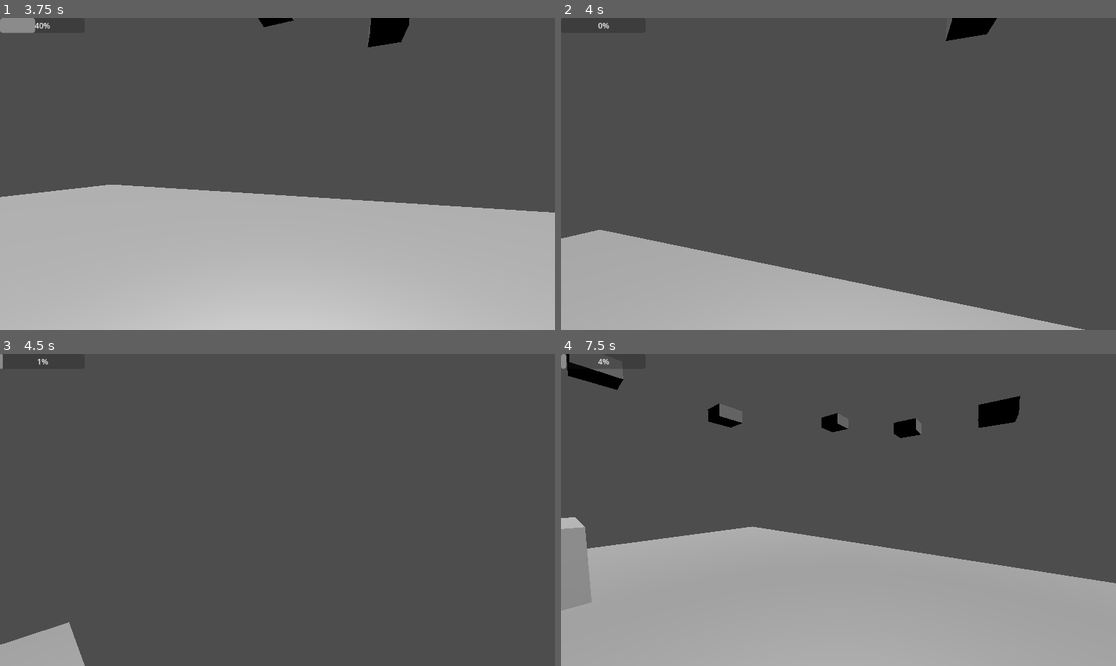
Above: before the commit, frames 1-4 (two rows, left to right).
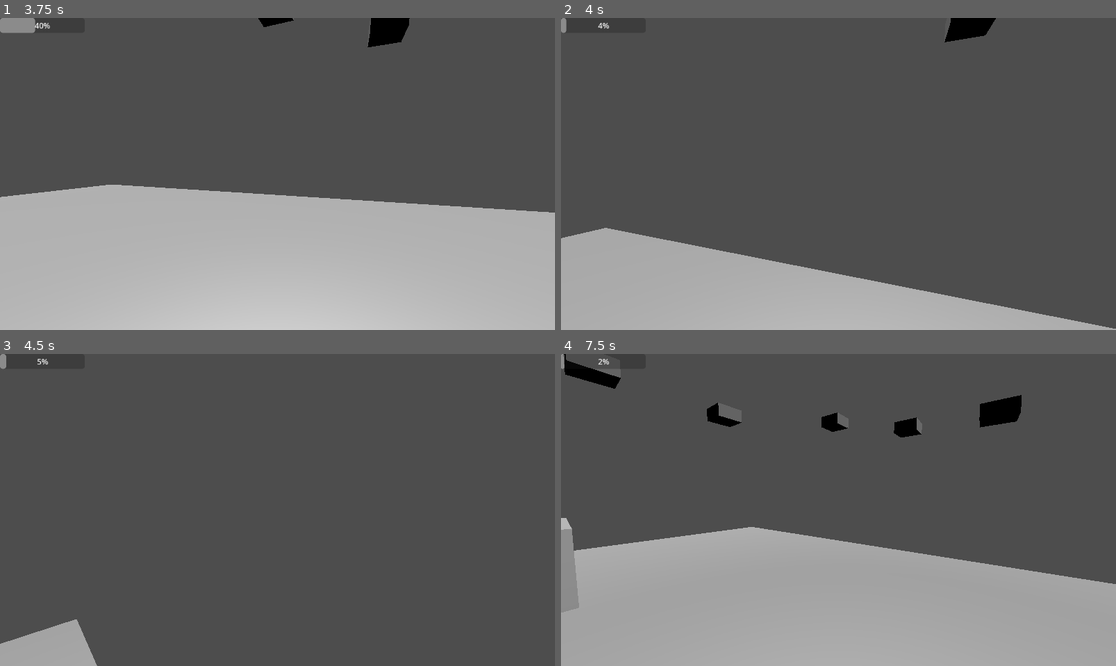
Above: after the commit, the same moments.

Repository: Xarrak-Dev/multiplayer-game
Game: Godot game, scene res://world.tscn
The game is run twice, just before and just after one commit, with the same random seed, the same clock (stepped at 60 frames per second) and the same inputs.
Inputs (mouse positions are in pixels of both pictures, inside the frame that each line leads up to):
- Up to frame 1 (3.75 s): move the mouse to (399, 158) at 0.52 s; press the mouse at (399, 158) at 0.53 s; hold D (move_right) 0.53-1.28 s; tap Space (jump) at 0.77, 0.8, 1.07, 1.35, 1.52, 1.82, 2.3, 3.02, 3.32 s; move the mouse to (249, 174) at 1.27 s; release the mouse at (249, 174) at 1.28 s; hold W (move_forward) from 1.28 s (still down); click (249, 174) at 1.55 s; move the mouse to (288, 167) at 2.02 s; press the mouse at (288, 167) at 2.03 s; move the mouse to (271, 180) at 2.77 s; release the mouse at (271, 180) at 2.78 s; tap E (scream) at 2.85 s; click (271, 180) at 3.05 s; move the mouse to (316, 177) at 3.52 s; hold Shift (sprint) from 3.53 s (still down)
- Up to frame 2 (4 s): keep holding W (move_forward); keep holding Shift (sprint); tap Space (jump) at 3.77, 3.8 s
- Up to frame 3 (4.5 s): keep holding W (move_forward); tap Space (jump) at 4.07 s; move the mouse to (233, 506) at 4.27 s; release Shift (sprint) at 4.28 s; click (233, 506) at 4.35 s
- Up to frame 4 (7.5 s): tap Space (jump) at 4.52, 4.82, 5.1, 6.02, 6.32, 6.77, 6.8, 7.07 s; move the mouse to (844, 510) at 5.02 s; move the mouse to (816, 503) at 5.77 s; release W (move_forward) at 5.78 s; hold D (move_right) 5.78-6.53 s; click (816, 503) at 5.85 s; move the mouse to (866, 510) at 6.52 s; hold W (move_forward) from 6.53 s (still down); tap E (scream) at 6.6 s; move the mouse to (810, 510) at 7.27 s; tap Shift (sprint) at 7.35 s

Frame 1 is identical in both runs. In frame 2, 1.6% of the frame differs, in the area x 0-100%, y 0-100%; in frame 3, 0.4%; in frame 4, 1.1%.

Commit message:
propeller hat update

Diff:
--- a/otherplayer.tscn
+++ b/otherplayer.tscn
@@ -1,8 +1,8 @@
 [gd_scene load_steps=3 format=3 uid="uid://pkl4bsj7w35s"]
 
+[ext_resource type="PackedScene" uid="uid://benl7knxjekvo" path="res://propeller_hat/scene.gltf" id="1_hmnhj"]
+
 [sub_resource type="CapsuleShape3D" id="CapsuleShape3D_2nmnv"]
-
-[sub_resource type="StandardMaterial3D" id="StandardMaterial3D_prgaf"]
 
 [node name="Player" type="CharacterBody3D"]
 transform = Transform3D(1, 0, 0, 0, -4.37114e-08, -1, 0, 1, -4.37114e-08, 0, 0, 0)
@@ -16,6 +16,5 @@
 [node name="OmniLight3D" type="OmniLight3D" parent="."]
 omni_range = 12.6
 
-[node name="CSGCylinder3D" type="CSGCylinder3D" parent="."]
-transform = Transform3D(0.147093, 0, 0, 0, 0.00613564, -0.146222, 0, 0.271629, 0.00330291, 0, -0.30646, -0.496643)
-material = SubResource("StandardMaterial3D_prgaf")
+[node name="Sketchfab_Scene" parent="." instance=ExtResource("1_hmnhj")]
+transform = Transform3D(-0.3, 0, -2.62268e-08, 0, 0.3, 0, 2.62268e-08, 0, -0.3, 0, 0.75, 0)
--- a/player.gd
+++ b/player.gd
@@ -32,6 +32,7 @@
 		if is_on_floor():
 			if Input.is_action_just_pressed("jump"):
 				velocity.y = jump_speed
+				stamina -= 1
 			if inAir:
 				inAir = false
 		if Input.is_action_pressed("sprint"):
@@ -56,6 +57,11 @@
 		elif !inAir:
 			velocity.x = move_toward(velocity.x, 0, speed)
 			velocity.z = move_toward(velocity.z, 0, speed)
+		if pickedOneUp:
+			stamina -= 0.2
+			if stamina <= 3:
+				pickedOneUp = false
+				MultiplayerManager.playerDrop.rpc_id(1, int(str(playerPicked.name)), rotation.y)
 		move_and_slide()
 		staminaBar.value = stamina
 
@@ -73,18 +79,17 @@
 	if event.is_action_pressed("click"):
 		if Input.mouse_mode == Input.MOUSE_MODE_VISIBLE:
 			Input.mouse_mode = Input.MOUSE_MODE_CAPTURED
-		if playerPicked != null && pickable && !pickedOneUp:
+		if playerPicked != null && pickable && !pickedOneUp && stamina >= 10:
 				print(pickable)
 				pickable = false
 				pickedOneUp = true
 				MultiplayerManager.playerPickup.rpc_id(1, int(str(playerPicked.name)))
+				MultiplayerManager.sendServerPosition.rpc_id(1, self.position, rotation.y)
 		elif pickedOneUp && playerPicked != null && !pickable:
 			print(pickable)
 			print("dropping?")
 			pickedOneUp = false
 			MultiplayerManager.playerDrop.rpc_id(1, int(str(playerPicked.name)), rotation.y)
-		print(pickedOneUp)
-		print(playerPicked)
 
 
 func _on_area_3d_body_entered(body: Node3D) -> void:
@@ -97,5 +102,6 @@
 	pickable = false
 
 func throw(rot):
-	velocity = Vector3(0, 0, 1).rotated(Vector3(0,1,0), rot) * -100
-	inAir = true
+	if !inAir:
+		velocity = Vector3(0, 0, 1).rotated(Vector3(0,1,0), rot) * -100
+		inAir = true
--- a/players.gd
+++ b/players.gd
@@ -9,6 +9,7 @@
 
 # Called every frame. 'delta' is the elapsed time since the previous frame.
 func addPlayer(id, data):
+	MultiplayerManager.sendServerPosition.rpc_id(1, self.position, rotation.y)
 	if id != MultiplayerManager.unique_id:
 		var p = playerScene.instantiate()
 		add_child(p)
Not shown, added: propeller_hat/license.txt
Binary file added: propeller_hat/scene.bin
Not shown, added: propeller_hat/scene.gltf
Not shown, added: propeller_hat/scene.gltf.import
Binary file added: propeller_hat/textures/Scene_-_Root_diffuse.png
Not shown, added: propeller_hat/textures/Scene_-_Root_diffuse.png.import
Binary file added: propeller_hat/textures/Scene_-_Root_normal.png
Not shown, added: propeller_hat/textures/Scene_-_Root_normal.png.import
Binary file added: propeller_hat/textures/Scene_-_Root_specularGlossiness.png
Not shown, added: propeller_hat/textures/Scene_-_Root_specularGlossiness.png.import
